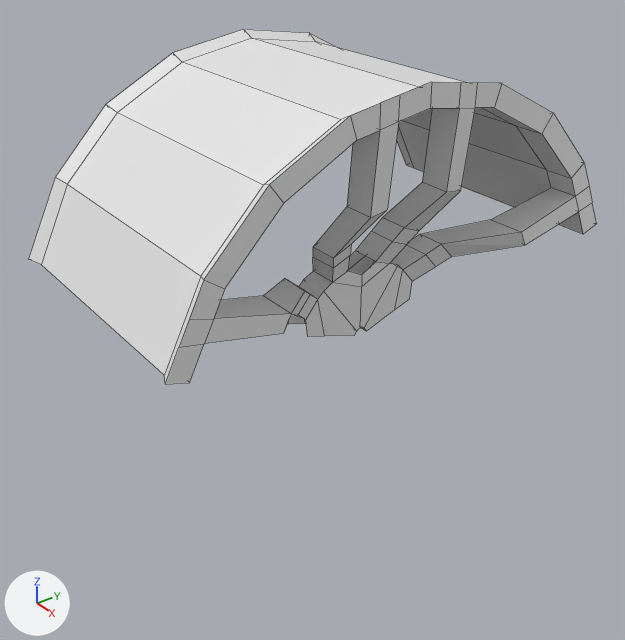
The Blender file Models/ChallengerHellcatRedEye.blend as it was, and as the next commit left it.
Rendered twice from a 50 mm lens placed at (0.991, -2.15, 0.549), pointed at (0.542, -1.813, 0.238). Arrows for +X, +Y and +Z are at lower left; the lights stay in place. Mesh edges are drawn as thin lines.

Objects in the first picture: 'Felni'.
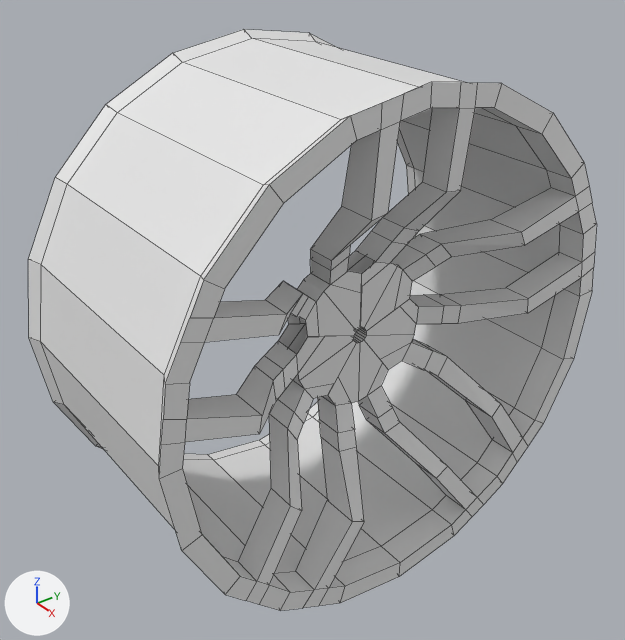
Pixel boxes (x1, y1, x2, y2) of what changed, in the pictures (625 x 640 px):
'Felni', reshaped, modifiers changed (64% taller): before (29, 29, 596, 384); after (28, 29, 597, 611)
part 1 of me_plane_011, built on: before (333, 252, 371, 287); after (28, 29, 597, 611)

Diff of the bpy script that builds the scene:
```diff
--- a/Models/ChallengerHellcatRedEye.blend.py
+++ b/Models/ChallengerHellcatRedEye.blend.py
@@ me_plane_011 @@
 # used by ob_felni; location = (0.5483, -1.8045, 0.2422); rotation_euler = (1.571, 0.0, 0.0), in degrees (90, 0, 0); scale = (0.0919, 0.0919, 0.0919)
-me_plane_011.from_pydata(...)  # 104 vertices, 83 faces; spans x -1.08..1.01, y 0.02..2.05, z -1.95..0.0
+me_plane_011.from_pydata(...)  # 460 vertices, 415 faces; spans x -1.08..1.01, y -2.05..2.05, z -2.05..2.05
+# me_plane_011 part 1: 2 vertices removed from x 0.17..0.41, y 0.52, z 0.0; 358 vertices added at x -1.08..1.01, y -2.05..2.01, z -2.05..2.05
@@ ob_felni @@
 ob_felni.scale = (0.0919, 0.0919, 0.0919)
-_m = ob_felni.modifiers.new('Mirror', 'MIRROR')
-_m.use_axis = (False, False, True)
```
